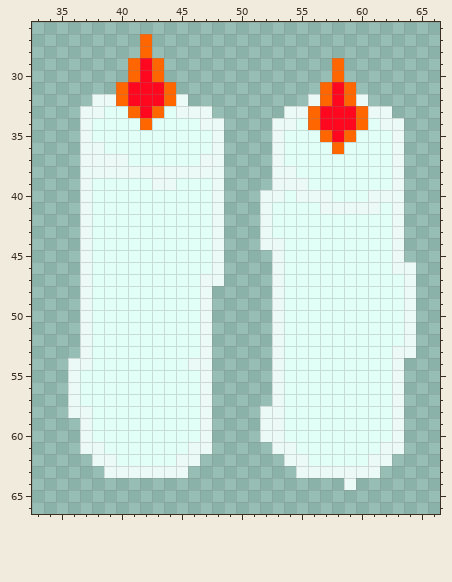
File history of a sprite sheet, images/item-candles-100px.png. The first picture shows the starting point.
The file is 100x100 pixels. Shown: x 33..66, y 26..66.
After the commit:
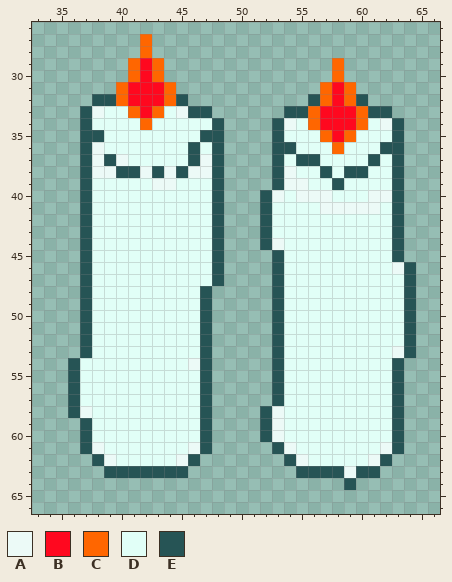
Palette (. is transparent): A #ecfaf7  B #ff081f  C #ff6600  D #e1fff7  E #265455
The exact change:
Colour A gives way to colour D in row 34 at x 47; in row 47 at x 47; in row 54 at x 37.
Colour A gives way to colour E in row 32 at x 38 to 39, 45, 56 and 60; in row 33 at x 37, 46 to 47, 54 to 55 and 61 to 62; in rows 34 to 36 at x 37, 48, 53 and 63; in row 37 at x 37, 39, 48, 53 and 63; in row 38 at x 37, 40 to 41, 43, 45, 48, 53 and 63; in row 39 at x 37, 48, 53 and 63.
Colour A gives way to colour E in rows 40 to 44 at x 37, 48, 52 and 63; in row 45 at x 37, 48, 53 and 63; in rows 46 to 47 at x 37, 48, 53 and 64; in rows 48 to 53 at x 37, 47, 53 and 64; in rows 54 to 57 at x 36, 47, 53 and 63; in row 58 at x 36, 47, 52 and 63.
Colour A gives way to colour E in rows 59 to 60 at x 37, 47, 52 and 63; in row 61 at x 37, 47, 53 and 63; in row 62 at x 38, 46, 54 and 62; in row 63 at x 39 to 45, 55 to 58 and 60 to 61; in row 64 at x 59.
Colour D gives way to colour E in row 35 at x 38 and 47; in row 36 at x 46, 54 and 62; in row 37 at x 46, 55 to 56 and 61; in row 38 at x 57 and 59 to 60; in row 39 at x 58.
